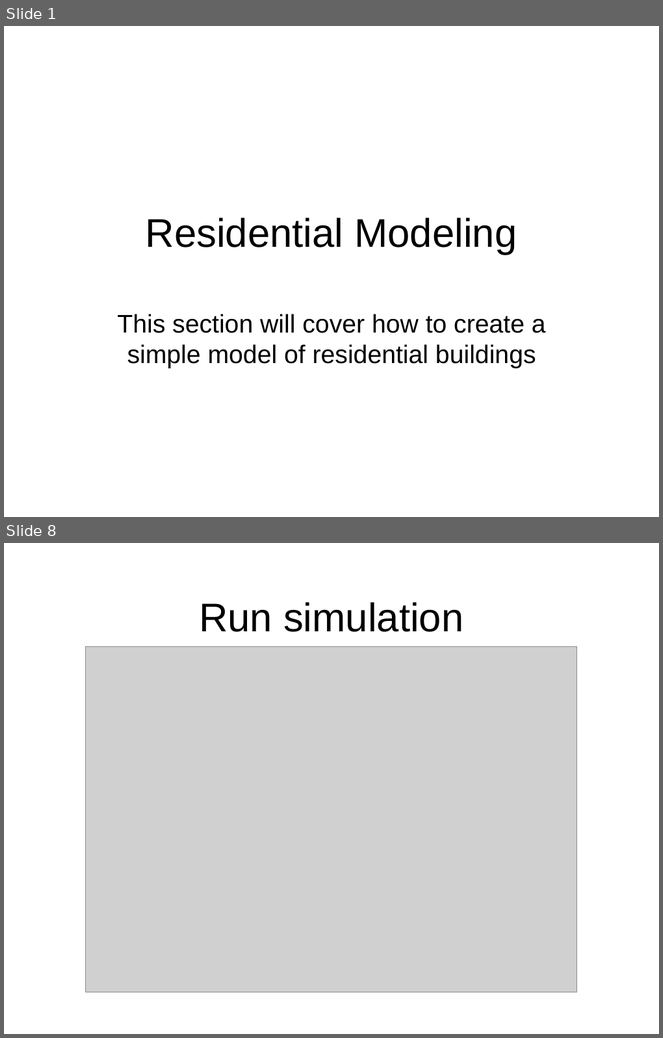
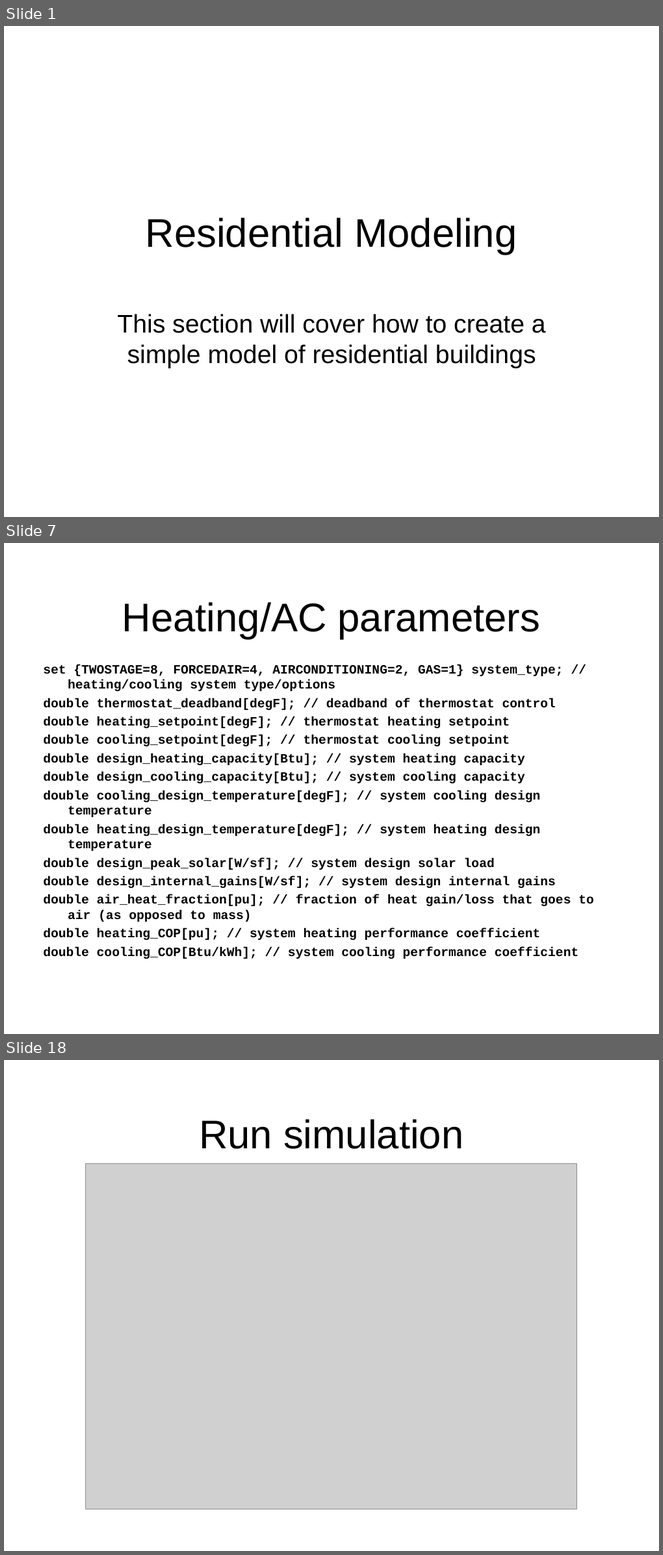
Before and after one commit to gridlab-d/course, a slide deck: Short/1 - Residential.ppt. Shown one above the other, each under a label of ours: slides 1 and 8 before the commit, slides 1, 7 and 18 after it; the slides between them are not shown. The pictures are 663x1038 and 663x1555 pixels, drawn with LibreOffice and Linux fonts; fonts in the diff are those of the drawing; grey boxes stand for pictures; background and template pictures are left out. Boxes give left, top, right and bottom in pixels: in the first picture for what was removed or moved away, otherwise in the second. Text is boxed around its words. In the diff, an @@ line names an element or a change of style, - is before the commit and + after.

Commit message:
Added problems and extended scope of lesson to include schedules, enduses, and controllers.

```diff
--- a/Short/1 - Residential.ppt
+++ b/Short/1 - Residential.ppt
@@ slide 7 added at [4, 543, 659, 1034], background picture (left out) @@
@@ title added at [122, 602, 540, 639], 44 pt, text #000000 @@
+Heating/AC parameters
@@ text added at [43, 665, 594, 959], 14 pt, text #000000, bold @@
+set {TWOSTAGE=8, FORCEDAIR=4, AIRCONDITIONING=2, GAS=1} system_type; // heating/cooling system type/options
+double thermostat_deadband[degF]; // deadband of thermostat control
+double heating_setpoint[degF]; // thermostat heating setpoint
+double cooling_setpoint[degF]; // thermostat cooling setpoint
+double design_heating_capacity[Btu]; // system heating capacity
+double design_cooling_capacity[Btu]; // system cooling capacity
+double cooling_design_temperature[degF]; // system cooling design temperature
+double heating_design_temperature[degF]; // system heating design temperature
+double design_peak_solar[W/sf]; // system design solar load
+double design_internal_gains[W/sf]; // system design internal gains
+double air_heat_fraction[pu]; // fraction of heat gain/loss that goes to air (as opposed to mass)
+double heating_COP[pu]; // system heating performance coefficient
+double cooling_COP[Btu/kWh]; // system cooling performance coefficient
@@ what was slide 8 is now slide 18 @@
```
Also in this commit, not shown: 10 slides changed, 29 other slides added, 6 other files.
